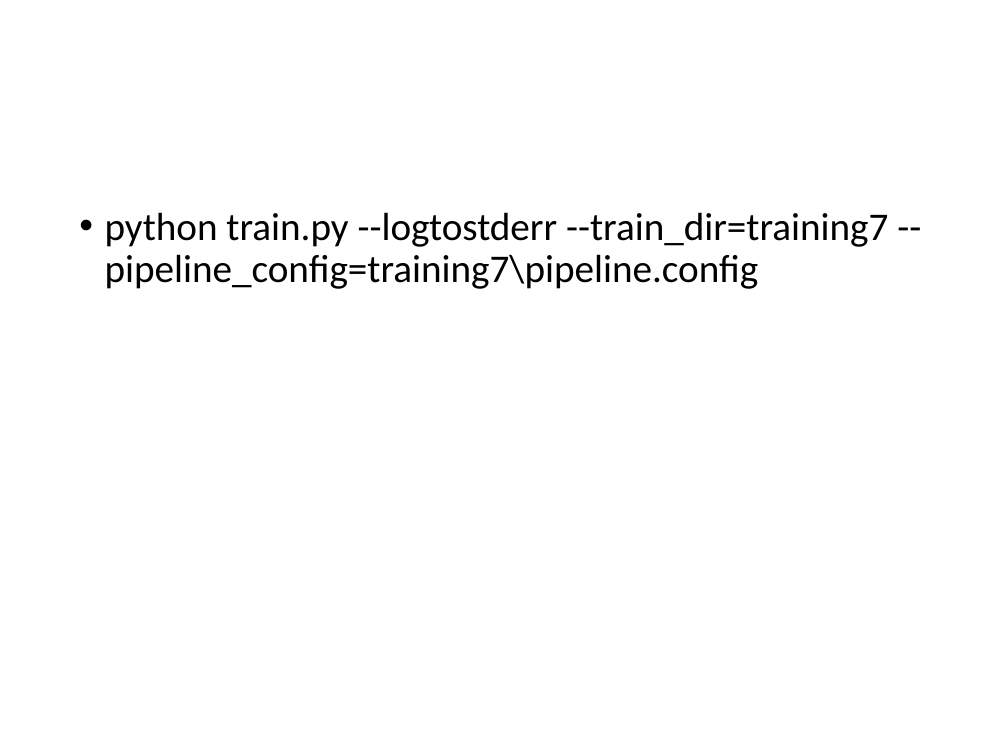
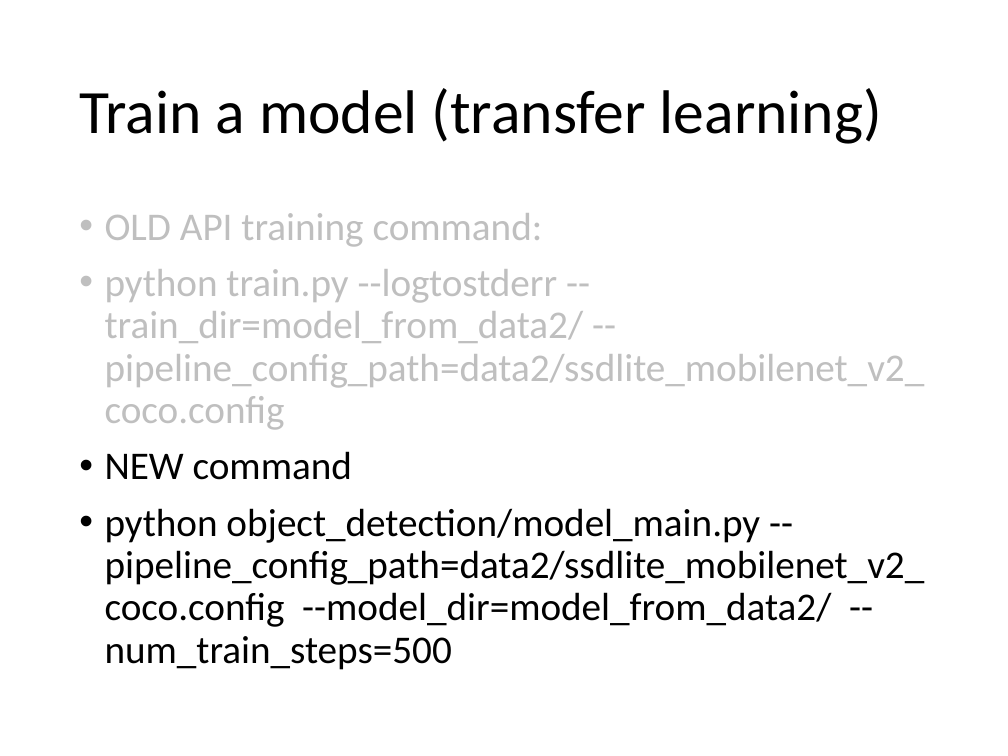
Before and after one commit to YichaoOU/self_driving_car, a slide deck: slide 20 of Tutorial/TensorFlow-Obj-API.pptx. Drawn at 1008x756 pixels with LibreOffice and Linux fonts; fonts in the diff are those of the drawing. Boxes give left, top, right and bottom in pixels: in the first picture for what was removed or moved away, otherwise in the second. Text is boxed around its words. In the diff, an @@ line names an element or a change of style, - is before the commit and + after.

```diff
--- a/Tutorial/TensorFlow-Obj-API.pptx
+++ b/Tutorial/TensorFlow-Obj-API.pptx
@@ title added at box(79, 88, 882, 144), 44 pt, text #000000 @@
+Train a model (transfer learning)
@@ text at box(105, 213, 925, 670): text changed @@
-• python train.py --logtostderr --train_dir=training7 --pipeline_config=training7\pipeline.config
+• OLD API training command:
+• python train.py --logtostderr --train_dir=model_from_data2/ --pipeline_config_path=data2/ssdlite_mobilenet_v2_coco.config
+• NEW command
+• python object_detection/model_main.py --pipeline_config_path=data2/ssdlite_mobilenet_v2_coco.config --model_dir=model_from_data2/ --num_train_steps=500
```
Also in this commit, not shown: 3 other slides changed, 4 slides added, 1 slide removed, 5 other files.
